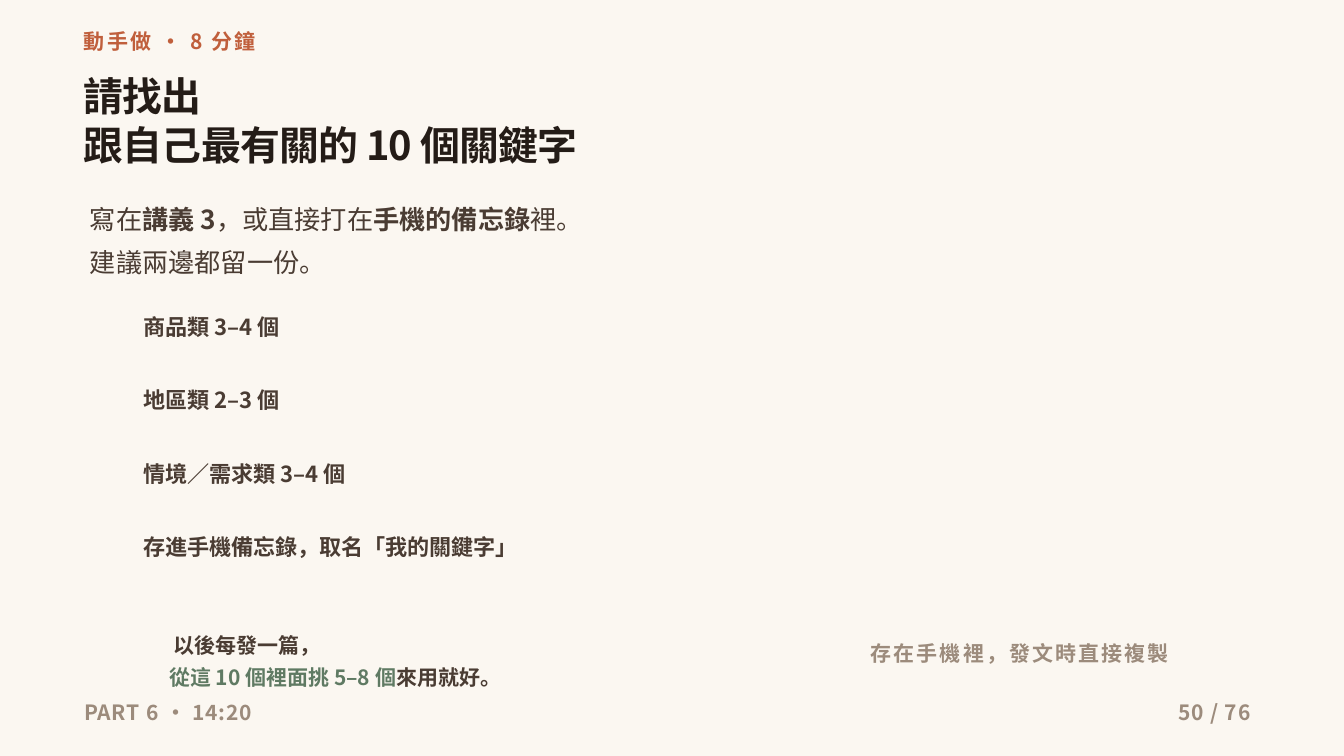
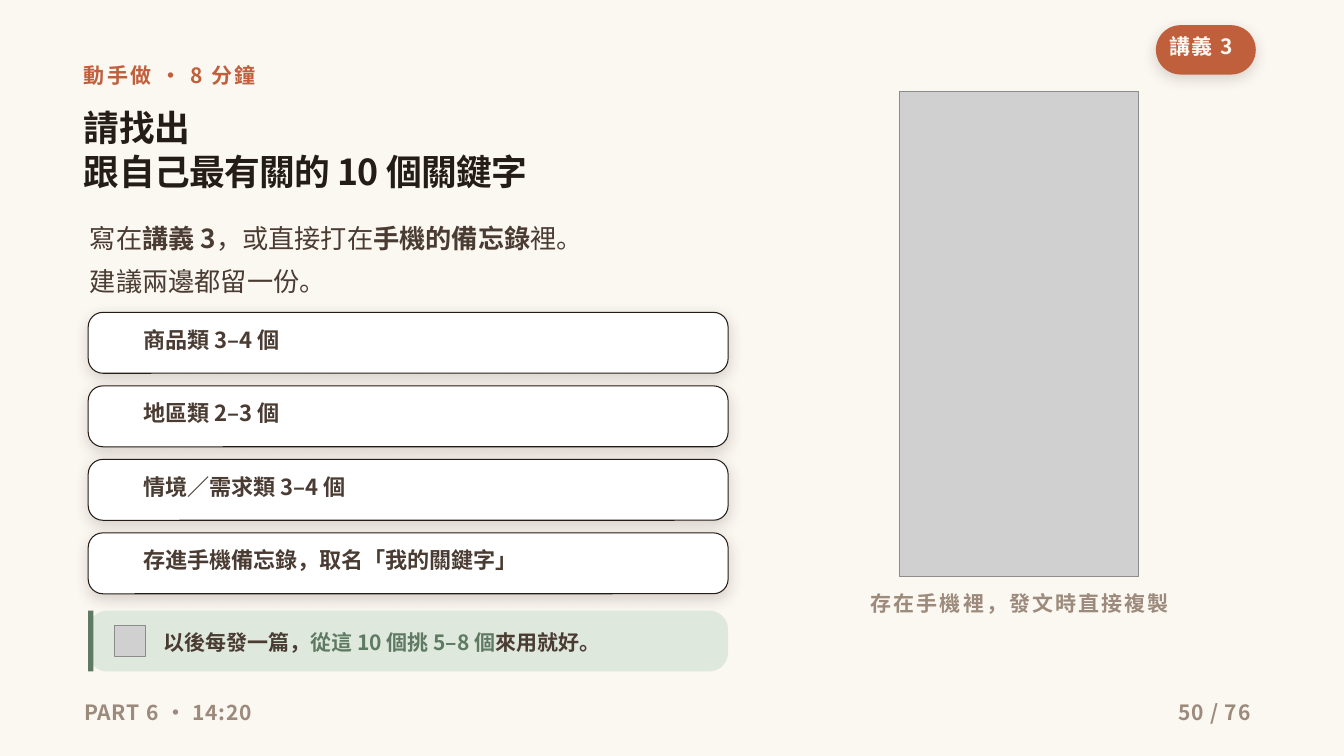
Before and after one commit to ja9705110/gogoeveryday, a slide deck: slide 50 of social-course/social-media-course-deck.pptx. Drawn at 1344x756 pixels with LibreOffice and Linux fonts; fonts in the diff are those of the drawing; grey boxes stand for pictures; background and template pictures are left out. Boxes give left, top, right and bottom in pixels: in the first picture for what was removed or moved away, otherwise in the second. Text is boxed around its words. In the diff, an @@ line names an element or a change of style, - is before the commit and + after.

```diff
--- a/social-course/social-media-course-deck.pptx
+++ b/social-course/social-media-course-deck.pptx
@@ rounded rectangle added at <box>1156,25,1256,75</box>, fill #C05F3C @@
@@ text "動手做 · 8 分鐘": place and size @@
-text "動手做 · 8 分鐘" at <box>84,29,256,55</box>
+text "動手做 · 8 分鐘" at <box>84,62,256,88</box>
@@ text "請找出": place and size @@
-text "請找出" at <box>84,77,578,164</box>
+text "請找出" at <box>84,110,528,189</box>
@@ text "請找出" at <box>84,110,528,189</box>: size 28.5 to 25.5 pt, letter spacing -0.6 to -0.5 pt; line spacing 34.8pt to 31.1pt @@
@@ picture added at <box>899,92,1139,577</box> @@
@@ text "寫在講義 3，或直接打在手機的備忘錄裡。": place and size @@
-text "寫在講義 3，或直接打在手機的備忘錄裡。" at <box>90,206,583,275</box>
+text "寫在講義 3，或直接打在手機的備忘錄裡。" at <box>90,225,583,294</box>
@@ rounded rectangle added at <box>89,313,729,373</box>, fill #FFFFFF, outline #241C17 0.75 pt @@
@@ rounded rectangle added at <box>89,386,729,447</box>, fill #FFFFFF, outline #241C17 0.75 pt @@
@@ rounded rectangle added at <box>89,460,729,520</box>, fill #FFFFFF, outline #241C17 0.75 pt @@
@@ rounded rectangle added at <box>89,533,729,594</box>, fill #FFFFFF, outline #241C17 0.75 pt @@
@@ 4 texts: place and size @@
-4 texts at <box>144,316,518,558</box>
+4 texts at <box>144,329,518,571</box>
@@ text "存在手機裡，發文時直接複製": place and size @@
-text "存在手機裡，發文時直接複製" at <box>871,643,1169,664</box>
+text "存在手機裡，發文時直接複製" at <box>871,593,1169,614</box>
@@ rounded rectangle added at <box>89,611,729,671</box>, fill #DFE8DC @@
@@ rectangle added at <box>89,611,94,671</box>, fill #5F7A63 @@
@@ picture added at <box>115,625,146,656</box> @@
@@ text at <box>163,632,600,653</box>: text changed @@
-以後每發一篇，
-從這 10 個裡面挑 5–8 個來用就好。
+以後每發一篇，從這 10 個挑 5–8 個來用就好。
```
Also in this commit, not shown: 75 other slides changed, 9 other files.
